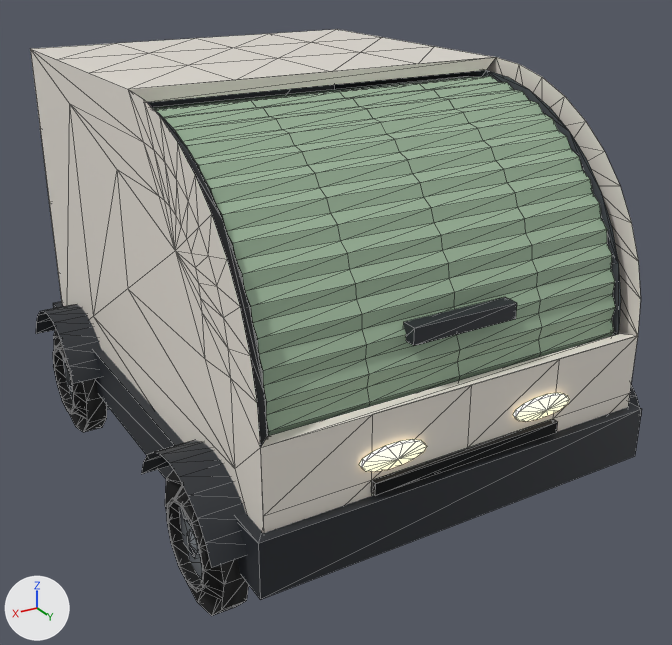
One commit to the glTF model public/models/sidewalk-bot.glb: the scene before it, then after it.
Camera for both pictures: a camera (50 mm lens) standing at (0.601, 1.07, 0.728) and looking at (-0.015, 0.044, 0.215). The axes (+X, +Y, +Z) are drawn at lower left. The lights are the same throughout. The older version comes first. Mesh edges are drawn as thin lines. Where no turn or scale is listed for an object, it has been applied to the vertices. Vertices at exactly the same position are counted once.

In view in the first picture: 'body', 'lid', 'wheel_R1', 'wheel_R2'.
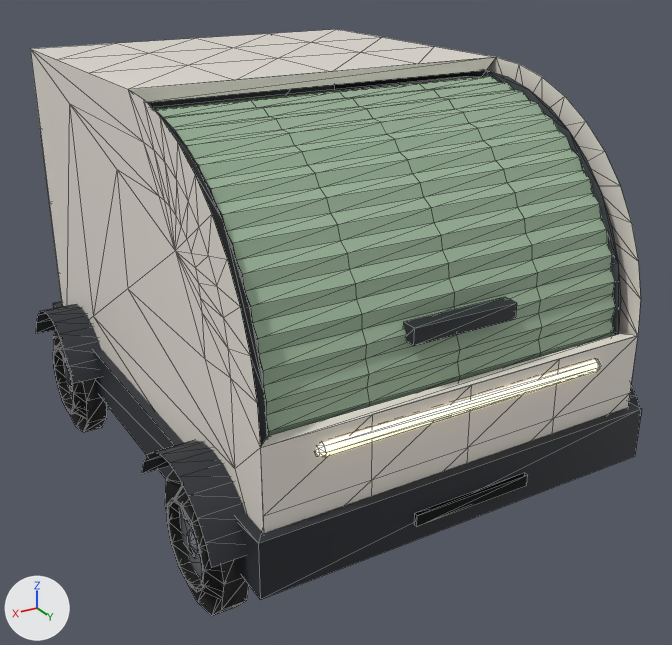
What changed in the scene script:
```text
Change me_body:
    used by ob_body; location = (0.0, 0.0, 0.0)
    remove me_body.from_pydata(...)  # 341 vertices, 458 faces; spans x -0.311..0.311, y -0.372..0.373, z 0.09..0.56
    add me_body.from_pydata(...)  # 317 vertices, 438 faces; spans x -0.311..0.311, y -0.372..0.377, z 0.09..0.56
    me_body part 1: a new loose piece, a box spanning x -0.08..0.08, y 0.372..0.377, z 0.112..0.127, in mat_camera_lens (black #0b0d10)
    me_body part 2: a new loose piece of 34 vertices spanning x -0.199..0.199, y 0.349..0.367, z 0.227..0.245, in mat_light_eyes (beige #fff2d6, glowing beige #ffe6b8)
    me_body part 3: the loose piece of 29 vertices spanning x -0.147..-0.063, y 0.361..0.373, z 0.192..0.218 is deleted
    me_body part 4: the loose piece of 29 vertices spanning x 0.063..0.147, y 0.361..0.373, z 0.192..0.218 is deleted
    me_body part 5: the loose piece of 8 vertices spanning x -0.13..0.13, y 0.36..0.368, z 0.165..0.18 is deleted
```

Where the change shows, as pixel boxes (x1, y1, x2, y2) in the pictures (672 x 645 px):
part 1 of me_body, added (black): after (414, 473, 528, 527)
part 2 of me_body, added: after (316, 360, 601, 457)
part 3 of me_body, deleted (beige): before (513, 393, 570, 422)
part 4 of me_body, deleted (beige): before (359, 439, 427, 472)
part 5 of me_body, deleted (black): before (371, 419, 558, 496)
